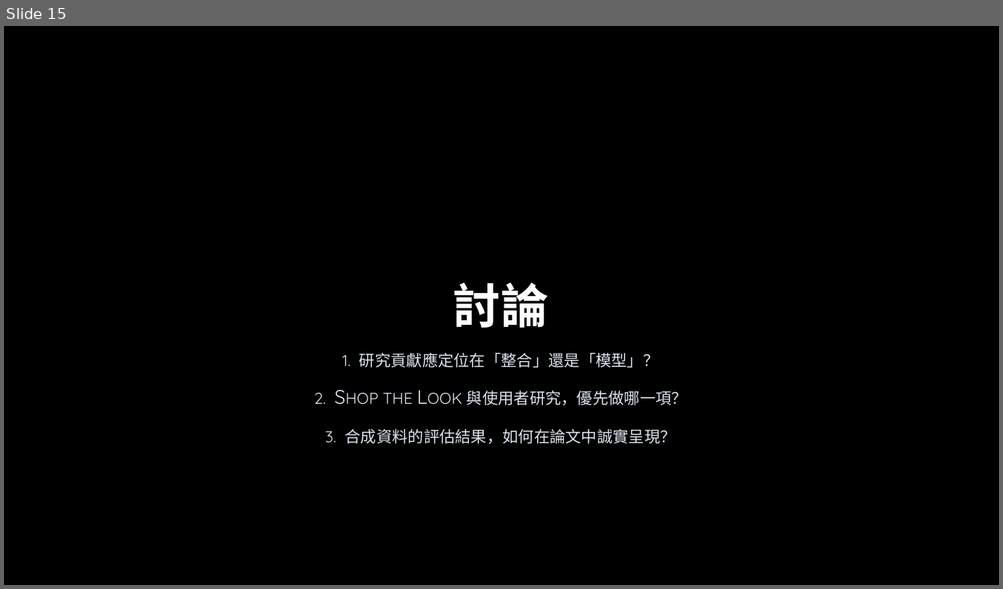
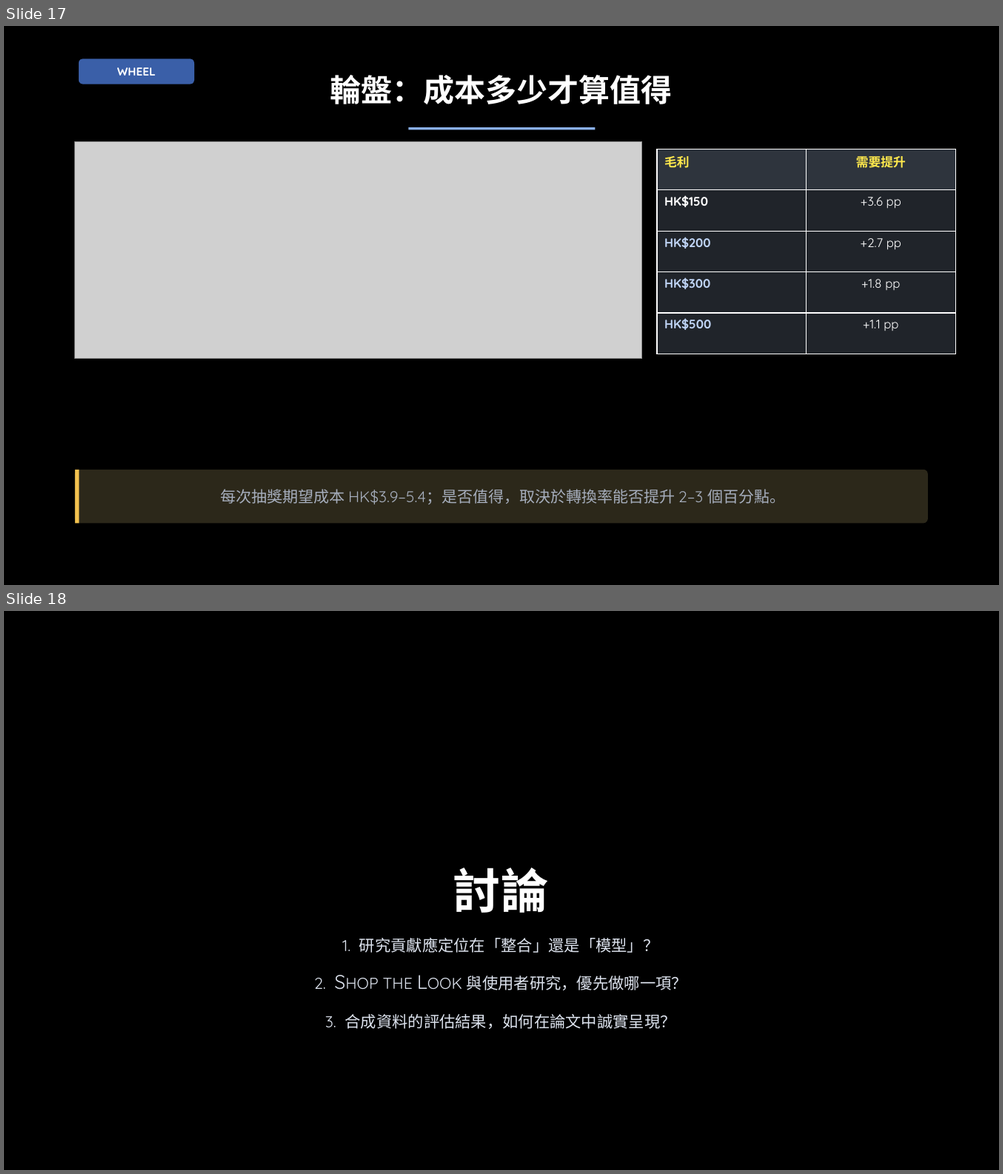
Before and after one commit to cya1234/Smartmall-FYP, a slide deck: 簡報3 - 中期進度報告.pptx. Shown one above the other, each under a label of ours: slide 15 before the commit, slides 17 and 18 after it. The pictures are 1003x589 and 1003x1174 pixels, drawn with LibreOffice and Linux fonts; fonts in the diff are those of the drawing; grey boxes stand for pictures; background and template pictures are left out. Boxes give left, top, right and bottom in pixels: in the first picture for what was removed or moved away, otherwise in the second. Text is boxed around its words. In the diff, an @@ line names an element or a change of style, - is before the commit and + after.

```diff
--- a/簡報3 - 中期進度報告.pptx
+++ b/簡報3 - 中期進度報告.pptx
@@ slide 17 added at [4,26,999,585], background picture (left out) @@
@@ rounded rectangle added at [79,59,194,84], fill #3A5FA8, 11 pt, text #FFFFFF, bold @@
+WHEEL
@@ title added at [330,75,672,104], 30 pt, text #FFFFFF, bold @@
+輪盤：成本多少才算值得
@@ rectangle added at [408,127,595,130], fill #8AB0EC @@
@@ picture added at [75,141,642,359] @@
@@ table added at [657,149,956,355], 5 rows, 2 columns @@
+毛利 | 需要提升
+HK$150 | +3.6 pp
+HK$200 | +2.7 pp
+HK$300 | +1.8 pp
+HK$500 | +1.1 pp
@@ rounded rectangle added at [75,470,928,524], fill #2C281A, 15 pt, text #A6AEBD @@
+每次抽獎期望成本 HK$3.9–5.4；是否值得，取決於轉換率能否提升 2–3 個百分點。
@@ rectangle added at [75,470,79,524], fill #F2C14E @@
@@ what was slide 15 is now slide 18 @@
```
Also in this commit, not shown: 2 slides changed, 2 other slides added, 12 other files.
